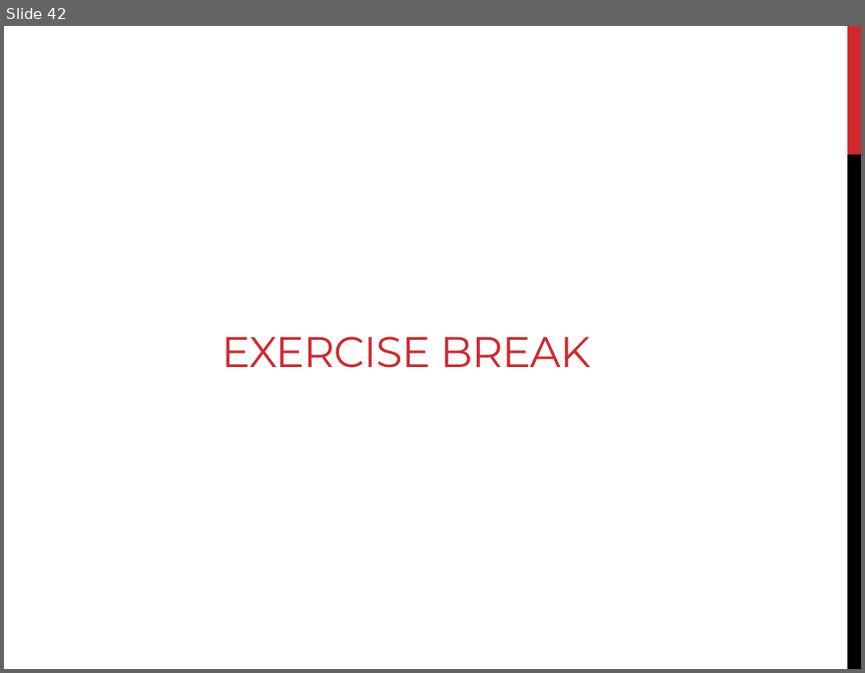
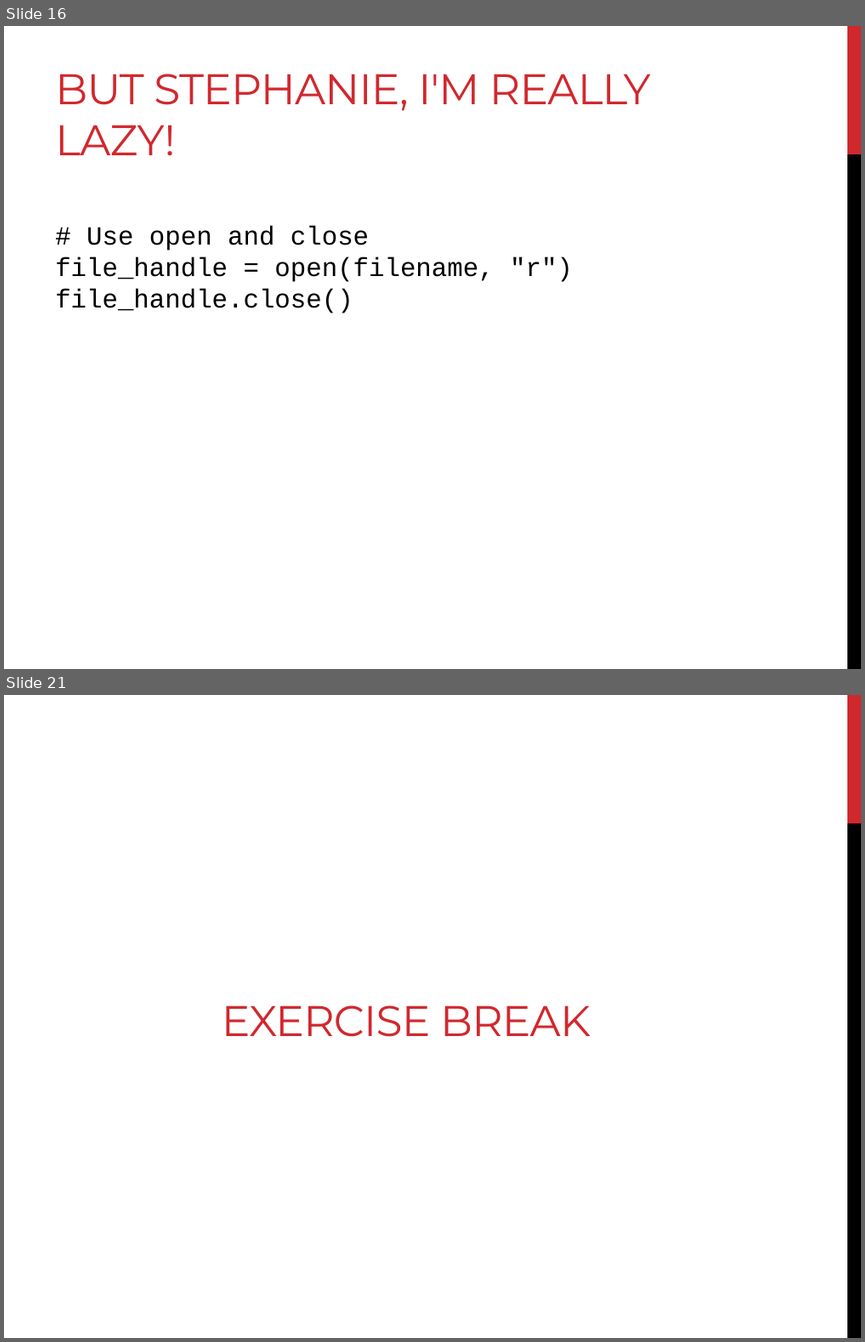
Before and after one commit to BjornFJohansson/ccbb_bigdata2015_python, a slide deck: slides/slides_day4.pptx. Shown one above the other, each under a label of ours: slide 42 before the commit, slides 16 and 21 after it; the slides between them are not shown. The pictures are 865x673 and 865x1342 pixels, drawn with LibreOffice and Linux fonts; fonts in the diff are those of the drawing. Boxes give left, top, right and bottom in pixels: in the first picture for what was removed or moved away, otherwise in the second. Text is boxed around its words. In the diff, an @@ line names an element or a change of style, - is before the commit and + after.

```diff
--- a/slides/slides_day4.pptx
+++ b/slides/slides_day4.pptx
@@ slide 16 added at bbox=[4, 26, 861, 669], background #FFFFFF; not listed: 2 template elements that a slide beside it also shows @@
@@ title added at bbox=[55, 74, 651, 155], 36 pt, text #D1282E @@
+BUT STEPHANIE, I'M REALLY LAZY!
@@ text added at bbox=[55, 226, 573, 313], 22 pt, text #000000 @@
+# Use open and close
+file_handle = open(filename, "r")
+file_handle.close()
@@ what was slide 42 is now slide 21 @@
```
Also in this commit, not shown: 1 slide changed, 24 other slides added, 27 other files.
